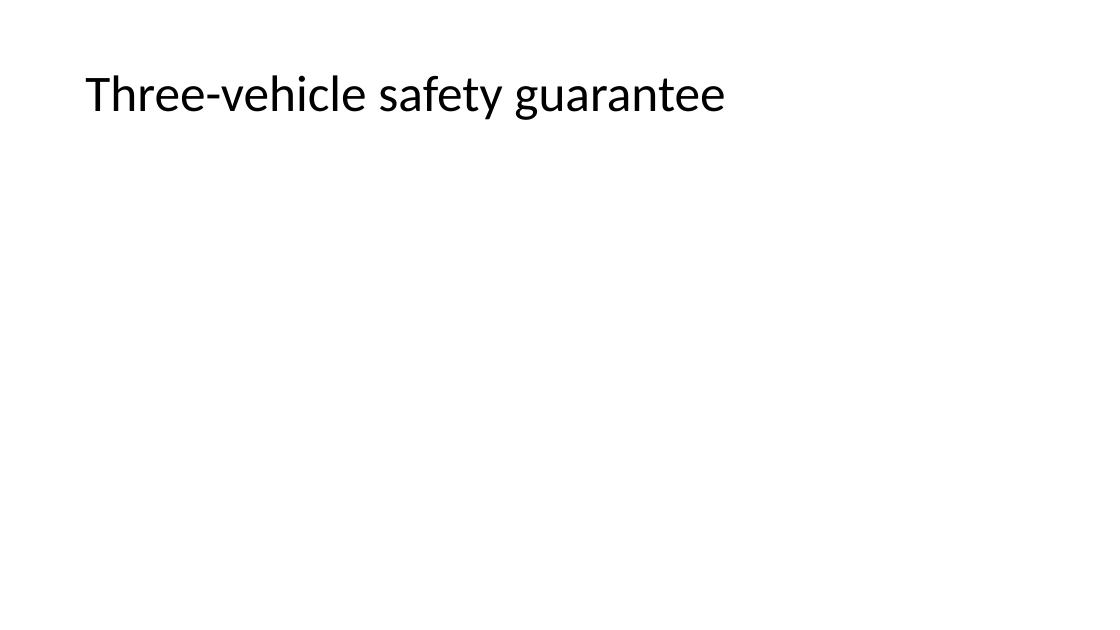
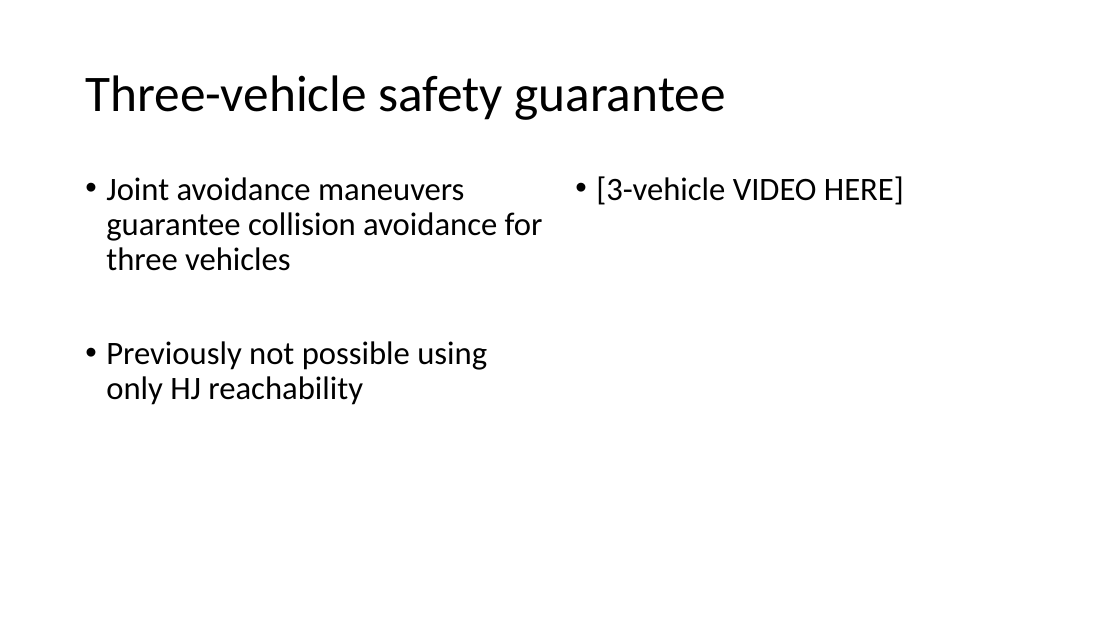
Before and after one commit to HJReachability/UTM, a slide deck: slide 6 of docs/Multi-Agent Collision Avoidance.pptx (slide 5 before the commit). Drawn at 1120x630 pixels with LibreOffice and Linux fonts; fonts in the diff are those of the drawing. Boxes give left, top, right and bottom in pixels: in the first picture for what was removed or moved away, otherwise in the second. Text is boxed around its words. In the diff, an @@ line names an element or a change of style, - is before the commit and + after.

```diff
--- a/docs/Multi-Agent Collision Avoidance.pptx
+++ b/docs/Multi-Agent Collision Avoidance.pptx
@@ text added at (106, 177, 543, 405), 28 pt, text #000000 @@
+• Joint avoidance maneuvers guarantee collision avoidance for three vehicles
+• Previously not possible using only HJ reachability
@@ text added at (596, 176, 904, 205), 28 pt, text #000000 @@
+• [3-vehicle VIDEO HERE]
```
Also in this commit, not shown: 2 other slides changed, 3 slides added, 1 slide removed.
